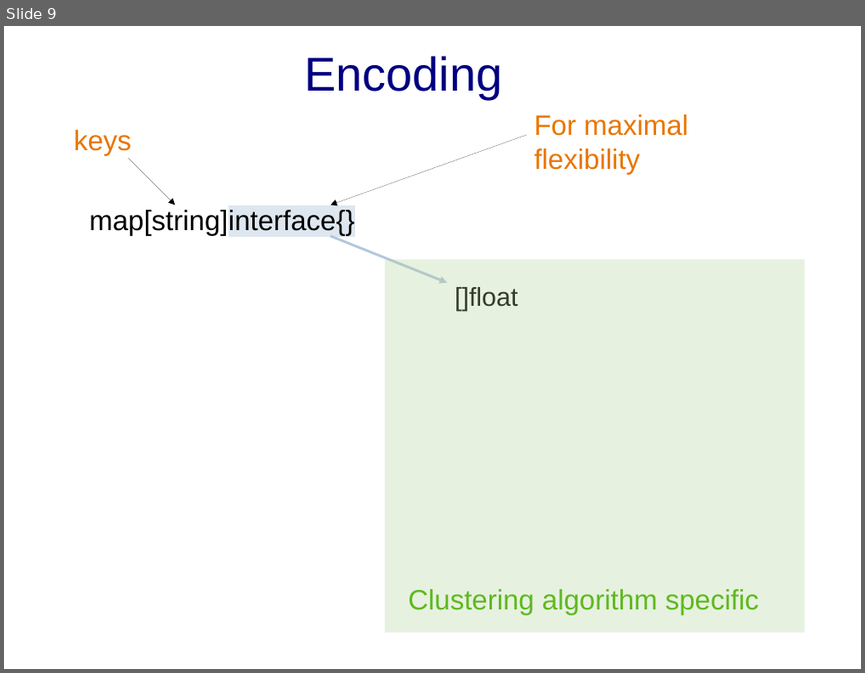
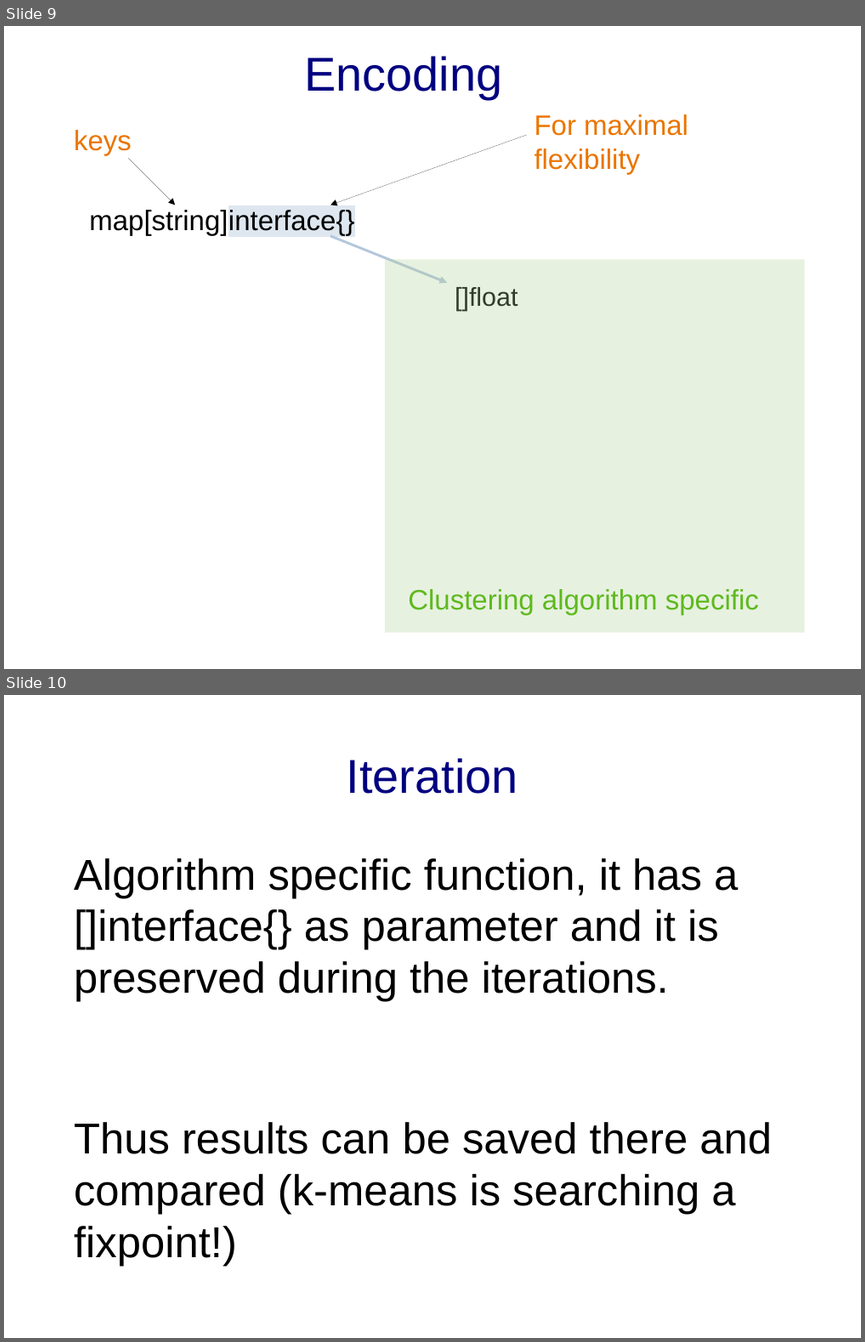
Before and after one commit to sgaragagghu/sdcc-documentazione, a slide deck: to_delete/presentazione.odp. Shown one above the other, each under a label of ours: slide 9 before the commit, slides 9 and 10 after it. The pictures are 865x673 and 865x1342 pixels, drawn with LibreOffice and Linux fonts; fonts in the diff are those of the drawing. Boxes give left, top, right and bottom in pixels: in the first picture for what was removed or moved away, otherwise in the second. Text is boxed around its words. In the diff, an @@ line names an element or a change of style, - is before the commit and + after.

```diff
--- a/to_delete/presentazione.odp
+++ b/to_delete/presentazione.odp
@@ slide 10 added at (x1=4, y1=695, x2=861, y2=1338), background #FFFFFF @@
@@ title added at (x1=347, y1=758, x2=518, y2=794), 44 pt, text #000080 @@
+Iteration
@@ text added at (x1=74, y1=858, x2=772, y2=1266), 40 pt, text #000000 @@
+Algorithm specific function, it has a []interface{} as parameter and it is preserved during the iterations.
+Thus results can be saved there and compared (k-means is searching a fixpoint!)
```
Also in this commit, not shown: 2 other slides added, 3 slides removed.
